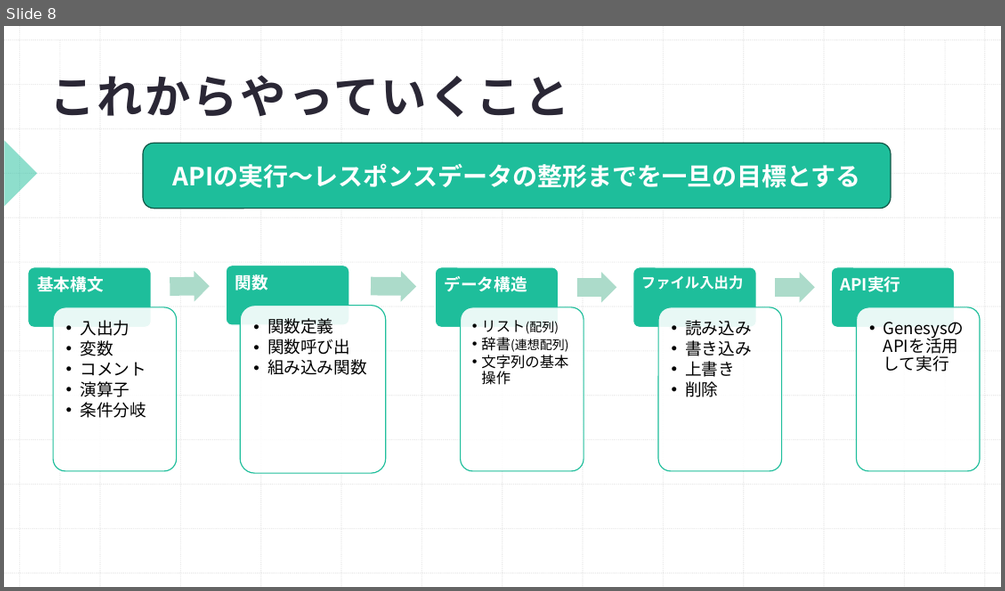
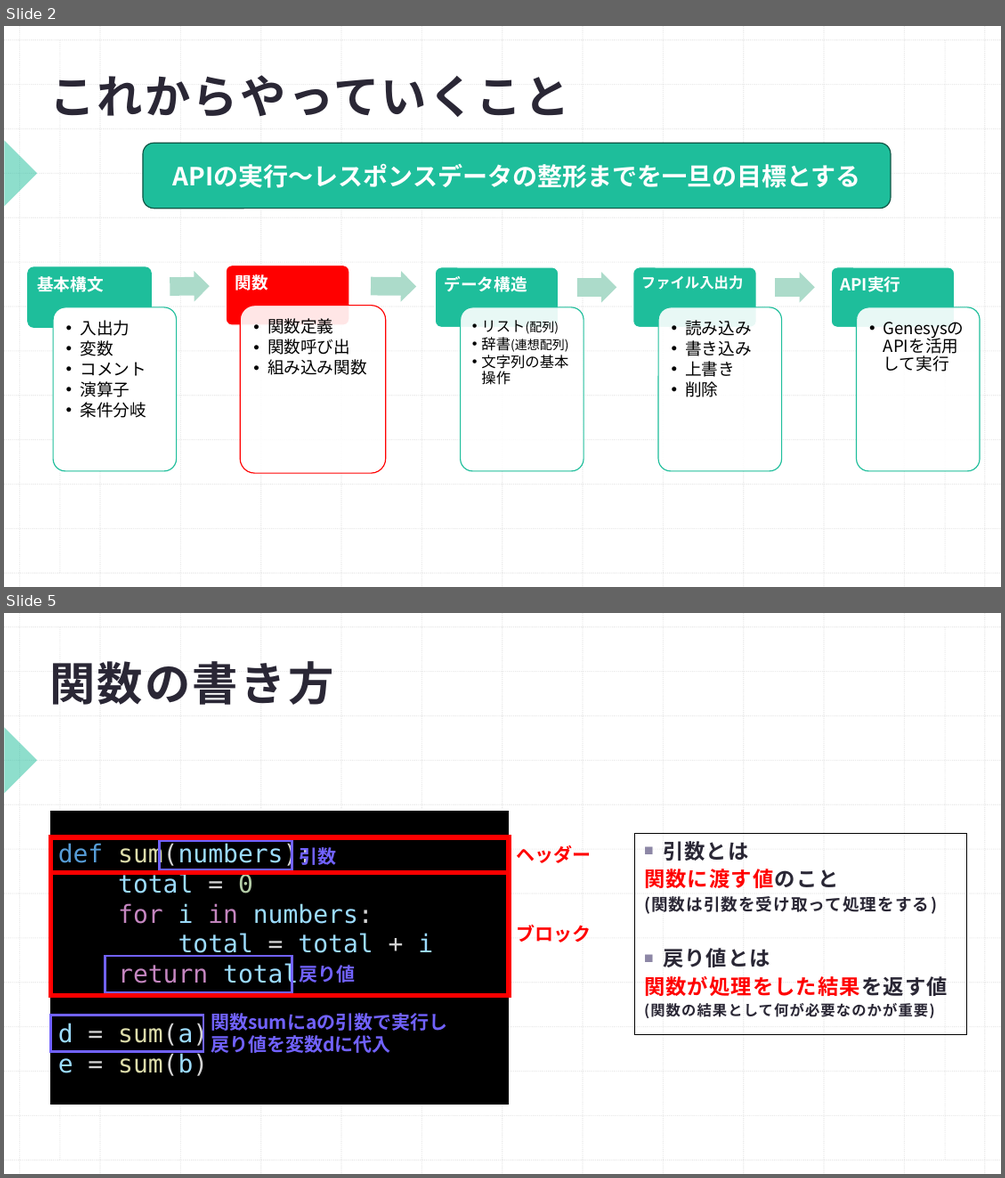
Before and after one commit to Shohei1129/Python_traning, a slide deck: プログラミング勉強会Python編(3.関数).pptx. Shown one above the other, each under a label of ours: slide 8 before the commit, slides 2 and 5 after it; the slides between them are not shown. The pictures are 1005x591 and 1005x1178 pixels, drawn with LibreOffice and Linux fonts; fonts in the diff are those of the drawing. Boxes give left, top, right and bottom in pixels: in the first picture for what was removed or moved away, otherwise in the second. Text is boxed around its words. In the diff, an @@ line names an element or a change of style, - is before the commit and + after.

```diff
--- a/プログラミング勉強会Python編(3.関数).pptx
+++ b/プログラミング勉強会Python編(3.関数).pptx
@@ slide 5 added at (x1=4, y1=613, x2=1001, y2=1174), background #FFFFFF; not listed: 29 template elements that a slide beside it also shows @@
@@ title added at (x1=49, y1=661, x2=333, y2=705), 44 pt, text #2A2735, bold @@
+関数の書き方
@@ rectangle added at (x1=50, y1=811, x2=508, y2=1104), fill #000000, outline #000000 1 pt, 24 pt, text #9CDCFE @@
+def sum(numbers):
+total = 0
+for i in numbers:
+total = total + i
+return total
+d = sum(a)
+e = sum(b)
@@ rectangle added at (x1=50, y1=837, x2=508, y2=873), outline #FF0000 4.5 pt @@
@@ rectangle added at (x1=159, y1=841, x2=291, y2=869), outline #7162FE 2.25 pt @@
@@ text added at (x1=299, y1=847, x2=337, y2=865), 18 pt, text #7162FE, bold @@
+引数
@@ text added at (x1=516, y1=845, x2=591, y2=863), 18 pt, text #FF0000, bold @@
+ヘッダー
@@ text added at (x1=635, y1=834, x2=966, y2=1034), outline #000000 0.75 pt, 20 pt, text #2A2735, bold @@
+■ 引数とは
+関数に渡す値のこと
+(関数は引数を受け取って処理をする)
+■ 戻り値とは
+関数が処理をした結果を返す値
+(関数の結果として何が必要なのかが重要)
@@ rectangle added at (x1=50, y1=873, x2=508, y2=995), outline #FF0000 4.5 pt @@
@@ text added at (x1=516, y1=925, x2=591, y2=942), 18 pt, text #FF0000, bold @@
+ブロック
@@ rectangle added at (x1=105, y1=956, x2=291, y2=992), outline #7162FE 2.25 pt @@
@@ text added at (x1=299, y1=965, x2=356, y2=982), 18 pt, text #7162FE, bold @@
+戻り値
@@ text added at (x1=210, y1=1013, x2=447, y2=1053), 18 pt, text #7162FE, bold @@
+関数sumにaの引数で実行し
+戻り値を変数dに代入
@@ rectangle added at (x1=50, y1=1014, x2=202, y2=1051), outline #7162FE 2.25 pt @@
@@ what was slide 8 is now slide 2 @@
@@ slide 2 changed as well @@
@@ rounded rectangle at (x1=226, y1=265, x2=349, y2=325): fill #1EBE9B to #FF0000 @@
@@ rounded rectangle at (x1=28, y1=267, x2=152, y2=328): outline #FFFFFF 1 pt to #1EBE9B 1 pt @@
@@ rounded rectangle at (x1=53, y1=307, x2=177, y2=471): fill #FFFFFF at 90% opacity to #FFFFFF @@
@@ rounded rectangle at (x1=241, y1=305, x2=386, y2=473): outline #1EBE9B 1 pt to #FF0000 1 pt @@
```
Also in this commit, not shown: 1 other slide changed, 10 other slides added, 23 slides removed.
